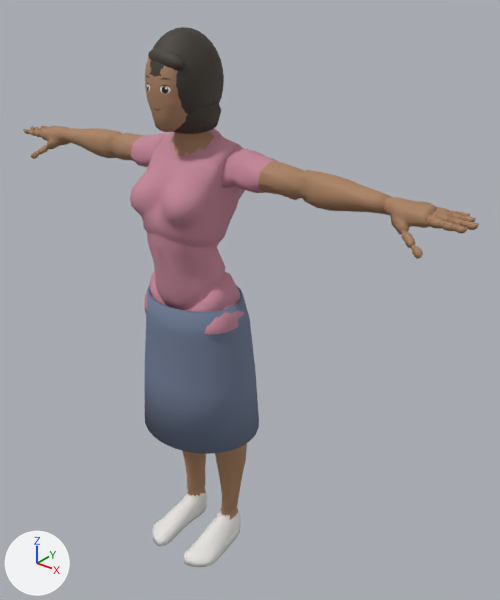
Before and after pictures for a commit that changed the glTF model godot/assets/models/char_kakak.glb.
Both versions are drawn from a camera (50 mm lens) standing at (1.435, -1.503, 2.003) and looking at (0.124, 0.137, 0.986). Arrows for +X, +Y and +Z are at lower left; the lights stay in place. The first picture is the older version. Where no turn or scale is listed for an object, it has been applied to the vertices. Vertices at exactly the same position are counted once.

The first picture shows 'KakakBobCurtain', 'KakakHairCap', 'KakakPoni', 'KakakSkirt', 'Mannequin_F'.
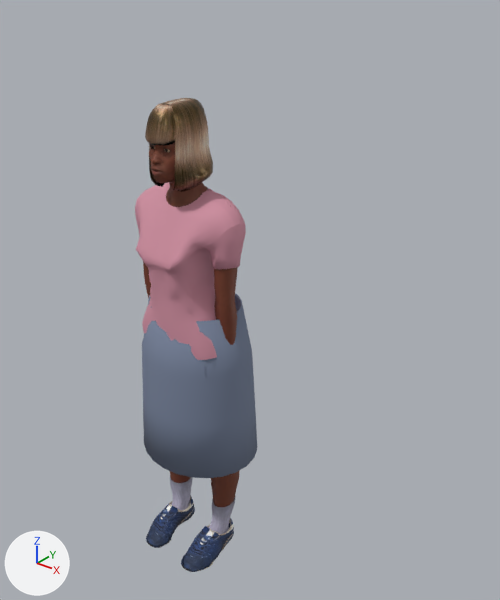
The change, as a list of edits to the scene's bpy script:
```text
Add img_image_5:
    img_image_5 = load_image('Image_5', '_unpacked/Image_5', 256, 256, 'sRGB')
Add img_image_7:
    img_image_7 = load_image('Image_7', '_unpacked/Image_7', 256, 256, 'Non-Color')
Add img_image_6:
    img_image_6 = load_image('Image_6', '_unpacked/Image_6', 256, 256, 'Non-Color')
Add img_image_4:
    img_image_4 = load_image('Image_4', '_unpacked/Image_4', 256, 256, 'sRGB')
Add img_image_0:
    img_image_0 = load_image('Image_0', '_unpacked/Image_0', 512, 512, 'sRGB')
Add img_image_3:
    img_image_3 = load_image('Image_3', '_unpacked/Image_3', 256, 256, 'sRGB')
Add mat_kakakskirt:
    mat_kakakskirt = principled_material('KakakSkirt')
    mat_kakakskirt.base_color = (0.18, 0.22, 0.32)  # greyish blue #768199
    mat_kakakskirt.roughness = 0.86
Add mat_human_toigo_curled_under_bob_with_bangs:
    mat_human_toigo_curled_under_bob_with_bangs = bpy.data.materials.new('Human.toigo_curled_under_bob_with_bangs')
    # uses the picture img_image_5
    # uses the picture img_image_6
    # uses the picture img_image_7
Add mat_human_shoes06:
    mat_human_shoes06 = principled_material('Human.shoes06')
    mat_human_shoes06.texture = img_image_4
    mat_human_shoes06.roughness = 0.7
Add mat_human_body:
    mat_human_body = principled_material('Human.body')
    mat_human_body.texture = img_image_0
    mat_human_body.roughness = 0.62
Add mat_iris:
    mat_iris = principled_material('iris')
    mat_iris.texture = img_image_3
    mat_iris.roughness = 0.85
Change me_kakakskirtmesh:
    used by ob_kakakskirt; location = (0.0, 0.0, 0.0)
    remove me_kakakskirtmesh.from_pydata(...)  # 224 vertices, 448 faces; spans x -0.22..0.22, y -0.18..0.2, z 0.519..1.03
    remove me_kakakskirtmesh.materials.append(mat_kakakmidiskirt)  # greyish blue #6f7c95
    add me_kakakskirtmesh.from_pydata(...)  # 192 vertices, 384 faces; spans x -0.226..0.226, y -0.197..0.197, z 0.433..1.024
    me_kakakskirtmesh part 1: 224 vertices removed from x -0.22..0.22, y -0.18..0.2, z 0.519..1.03; 192 vertices added at x -0.226..0.226, y -0.197..0.197, z 0.433..1.024
    add me_kakakskirtmesh.materials.append(mat_kakakskirt)  # greyish blue #768199
Add me_mh_3183_mocap_mesh:
    me_mh_3183_mocap_mesh.from_pydata(...)  # 8610 vertices, 15625 faces; spans x -0.21..0.21, y -0.2..0.1, z 0.0..1.65
    # faces by material slot: [8282, 132, 1870, 1846, 1856, 1639]
    me_mh_3183_mocap_mesh.materials.append(mat_human_body)  # picture img_image_0
    me_mh_3183_mocap_mesh.materials.append(mat_iris)  # picture img_image_3
    me_mh_3183_mocap_mesh.materials.append(mat_human_shoes06)  # picture img_image_4
    me_mh_3183_mocap_mesh.materials.append(mat_human_toigo_curled_under_bob_with_bangs)
    me_mh_3183_mocap_mesh.materials.append(mat_shirt)  # pink #d190a2
    me_mh_3183_mocap_mesh.materials.append(mat_pants)  # greyish blue #768199
Remove ob_kakakbobcurtain:
    ob_kakakbobcurtain = bpy.data.objects.new('KakakBobCurtain', me_cylinder)
    ob_kakakbobcurtain.location = (0.0, 0.0, 0.0)
Remove ob_kakakhaircap:
    ob_kakakhaircap = bpy.data.objects.new('KakakHairCap', me_sphere)
    ob_kakakhaircap.location = (0.0, 0.0, 0.0)
Remove ob_kakakponi:
    ob_kakakponi = bpy.data.objects.new('KakakPoni', me_sphere_001)
    ob_kakakponi.location = (0.0, 0.0, 0.0)
Change ob_kakakskirt:
    ob_kakakskirt.scale: (1.0, 1.0, 1.0) -> (0.975, 0.975, 0.975)
Remove ob_mannequin_f:
    ob_mannequin_f = bpy.data.objects.new('Mannequin_F', me_mannequin_001)
    ob_mannequin_f.location = (0.0, 0.0, 0.0)
Add ob_mh_3183_mocap:
    ob_mh_3183_mocap = bpy.data.objects.new('mh_3183_mocap', me_mh_3183_mocap_mesh)
    ob_mh_3183_mocap.location = (0.0, 0.0, 0.0)
```

Pixel boxes [x1, y1, x2, y2] of what changed, in the pictures (500 x 600 px):
'Mannequin_F', deleted
    before: [23, 57, 479, 567]
    faces in mat_shirt (pink #c58699): [130, 129, 277, 335]
    faces in mat_skin (brown #aa8161): [23, 126, 479, 520]
    faces in mat_shoes (white #eae7e5): [152, 492, 241, 567]
    faces in mat_faceskin (picture img_face_char_kakak): [145, 57, 187, 132]
    faces in mat_pants (greyish blue #6f7c95): [145, 309, 234, 343]
'mh_3183_mocap', added
    after: [135, 98, 246, 572]
    faces in mat_shirt (pink #d190a2): [135, 182, 246, 360]
    faces in mat_human_toigo_curled_under_bob_with_bangs: [145, 98, 213, 192]
    faces in mat_human_body (picture img_image_0): [143, 142, 240, 507]
    faces in mat_human_shoes06 (picture img_image_4): [146, 476, 236, 572]
'KakakSkirt', reshaped, rescaled (9% taller)
    before: [145, 285, 259, 454]
    after: [142, 294, 257, 478]
'KakakHairCap', deleted
    before: [149, 27, 224, 115]
'KakakBobCurtain', deleted
    before: [172, 102, 221, 134]
'KakakPoni', deleted
    before: [148, 48, 186, 71]
